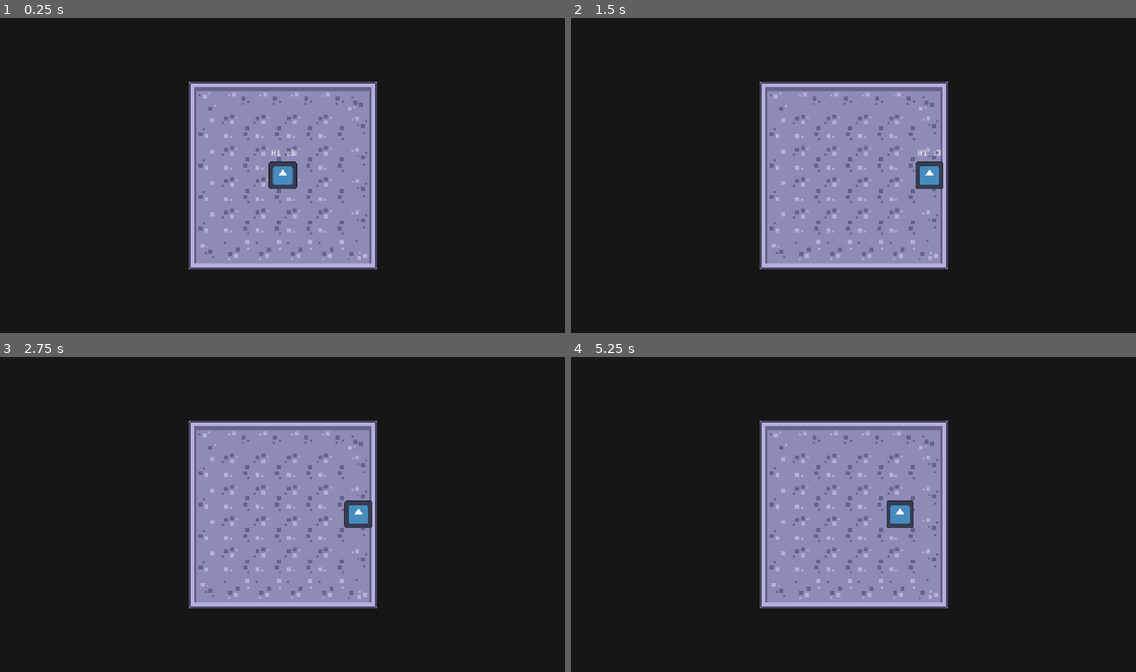
Above: before the commit, frames 1-4 (two rows, left to right).
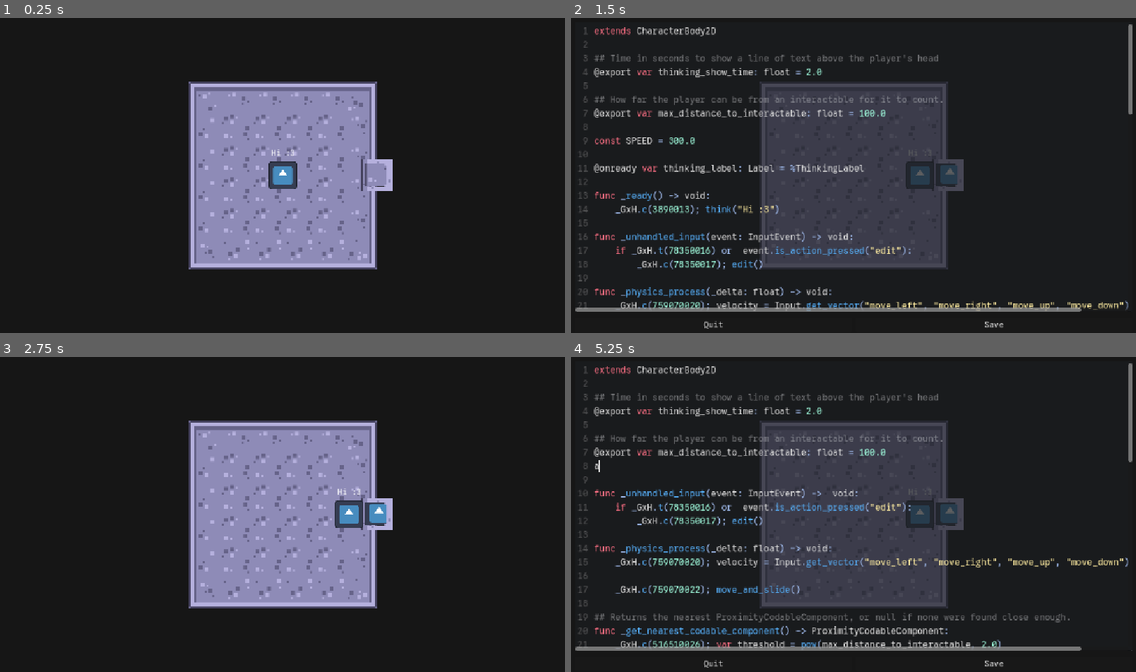
Above: after the commit, the same moments.

Repository: weedleeedle/self-coding-game-prototype
Game: Godot game, scene res://scene/rpg/starting_room/starting_room.tscn
Same seed, same stepped clock (60 frames per second), same inputs: the game is played once before the commit and once after it. This scene is started directly instead of the project's main scene. The engine's default icon, where the game draws it, is replaced by a stand-in: a white triangle on a blue panel in a dark square.
Inputs (mouse positions are in pixels of both pictures, inside the frame that each line leads up to):
- Up to frame 1 (0.25 s): no input
- Up to frame 2 (1.5 s): tap Enter at 0.5 s; move the mouse to (977, 159) at 0.52 s; press the mouse at (977, 159) at 0.53 s; hold D (move_right) from 0.53 s (still down); tap Space (jump) at 0.77 s; move the mouse to (740, 191) at 1.27 s; release the mouse at (740, 191) at 1.28 s; click (740, 191) at 1.35 s
- Up to frame 3 (2.75 s): tap Space (jump) at 1.52 s; release D (move_right) at 2 s; click (423, 662) at 2 s, where only the run after the commit has a clickable "Save"
- Up to frame 4 (5.25 s): tap Space (jump) at 2.75, 3.77, 4.52 s; move the mouse to (910, 445) at 2.77 s; press the mouse at (910, 445) at 2.78 s; hold A (move_left) 2.78-3.53 s; move the mouse to (825, 580) at 3.52 s; release the mouse at (825, 580) at 3.53 s; hold D (move_right) 3.53-5.03 s; click (825, 580) at 3.6 s; move the mouse to (1023, 564) at 4.27 s; press the mouse at (1023, 564) at 4.28 s; tap Enter at 5 s; move the mouse to (684, 467) at 5.02 s; release the mouse at (684, 467) at 5.03 s; hold A (move_left) from 5.03 s (still down); click (684, 467) at 5.1 s

The runs differ from the first frame. In frame 1, 0.5% of the frame differs, in the area x 63-70%, y 44-55%; in frame 2, 27%; in frame 3, 0.8%; in frame 4, 28%, in the area x 0-100%, y 2-99%.

Commit message:
Added a mirror! And editing player code through them.

Diff:
--- a/godot/components/click_codable_component/click_codable_component.gd
+++ b/godot/components/click_codable_component/click_codable_component.gd
@@ -1,4 +1,4 @@
-class_name CodableComponent extends Area2D
+class_name ClickCodableComponent extends Area2D
 
 ## Script to edit
 @export var edited_script: Script
--- a/godot/components/code_editor/code_editor.tscn
+++ b/godot/components/code_editor/code_editor.tscn
@@ -1,8 +1,11 @@
-[gd_scene load_steps=6 format=3 uid="uid://dlo8rvo4a1kwy"]
+[gd_scene load_steps=7 format=3 uid="uid://dlo8rvo4a1kwy"]
 
 [ext_resource type="Script" uid="uid://ukaj8dl7dd8p" path="res://components/code_editor/code_editor.gd" id="1_uoi7k"]
 [ext_resource type="FontFile" uid="uid://bv2mw5flv1r1q" path="res://resources/font/GoogleSansCode-VariableFont_wght.ttf" id="2_2c8lu"]
 [ext_resource type="Script" uid="uid://85gv2a62whc8" path="res://src/parser/custom_gdscript_syntax_highlighter.gd" id="3_3l5bv"]
+
+[sub_resource type="StyleBoxFlat" id="StyleBoxFlat_vf2se"]
+bg_color = Color(1, 0, 0, 0)
 
 [sub_resource type="FontVariation" id="FontVariation_3l5bv"]
 base_font = ExtResource("2_2c8lu")
@@ -17,6 +20,7 @@
 anchor_bottom = 1.0
 grow_horizontal = 2
 grow_vertical = 2
+theme_override_styles/panel = SubResource("StyleBoxFlat_vf2se")
 script = ExtResource("1_uoi7k")
 
 [node name="MarginContainer" type="MarginContainer" parent="."]
--- /dev/null
+++ b/godot/components/mirror/mirror.gd
@@ -0,0 +1,12 @@
+extends Node2D
+
+@onready var camera: Camera2D = %Camera2D
+@onready var viewport: SubViewport = %SubViewport
+
+func _ready():
+	viewport.world_2d = get_viewport().world_2d
+	camera.global_position = global_position
+	# I have no idea what i'm doing here lmao
+	camera.global_position.y -= (viewport.size.y as float)
+	#camera.global_position.x += (viewport.size.x as float) / 2
+	camera.zoom.x = -camera.zoom.x
--- /dev/null
+++ b/godot/components/mirror/mirror.tscn
@@ -0,0 +1,45 @@
+[gd_scene load_steps=6 format=3 uid="uid://c4es7caam7dta"]
+
+[ext_resource type="Script" uid="uid://c1eo4cutr1pgp" path="res://components/mirror/mirror.gd" id="1_hfp7i"]
+[ext_resource type="Texture2D" uid="uid://ecc7vvmhggk8" path="res://components/mirror/mirror_frame.png" id="2_63uco"]
+[ext_resource type="PackedScene" uid="uid://bog4jxdidfq6g" path="res://components/proximity_codable_component/proximity_codable_component.tscn" id="3_hd0sb"]
+[ext_resource type="Script" uid="uid://4ocwu7oiifim" path="res://components/rpg_character/rpg_character.gd" id="4_fpcou"]
+
+[sub_resource type="RectangleShape2D" id="RectangleShape2D_hfp7i"]
+size = Vector2(64, 64)
+
+[node name="Mirror" type="CharacterBody2D"]
+script = ExtResource("1_hfp7i")
+
+[node name="SubViewportContainer" type="SubViewportContainer" parent="."]
+offset_left = -28.0
+offset_top = -28.0
+offset_right = 28.0
+offset_bottom = 28.0
+pivot_offset = Vector2(28, 28)
+size_flags_horizontal = 4
+
+[node name="SubViewport" type="SubViewport" parent="SubViewportContainer"]
+unique_name_in_owner = true
+disable_3d = true
+handle_input_locally = false
+gui_disable_input = true
+size = Vector2i(50, 50)
+render_target_update_mode = 4
+
+[node name="Camera2D" type="Camera2D" parent="SubViewportContainer/SubViewport"]
+unique_name_in_owner = true
+rotation = 3.14159
+ignore_rotation = false
+editor_draw_limits = true
+editor_draw_drag_margin = true
+
+[node name="Sprite2D" type="Sprite2D" parent="."]
+rotation = 1.5708
+texture = ExtResource("2_63uco")
+
+[node name="CollisionShape2D" type="CollisionShape2D" parent="."]
+shape = SubResource("RectangleShape2D_hfp7i")
+
+[node name="ProximityCodableComponent" parent="." instance=ExtResource("3_hd0sb")]
+edited_script = ExtResource("4_fpcou")
--- /dev/null
+++ b/godot/components/proximity_codable_component/proximity_codable_component.gd
@@ -0,0 +1,7 @@
+class_name ProximityCodableComponent extends Node2D
+
+## Script to edit
+@export var edited_script: Script
+
+func edit() -> void:
+    EditorManager.edit_script(edited_script)
--- /dev/null
+++ b/godot/components/proximity_codable_component/proximity_codable_component.tscn
@@ -0,0 +1,6 @@
+[gd_scene load_steps=2 format=3 uid="uid://bog4jxdidfq6g"]
+
+[ext_resource type="Script" uid="uid://ciqk2put6yq33" path="res://components/proximity_codable_component/proximity_codable_component.gd" id="1_uwf3a"]
+
+[node name="ProximityCodableComponent" type="Node2D" groups=["editable"]]
+script = ExtResource("1_uwf3a")
--- a/godot/components/rpg_character/rpg_character.gd
+++ b/godot/components/rpg_character/rpg_character.gd
@@ -2,25 +2,64 @@
 
 ## Time in seconds to show a line of text above the player's head
 @export var thinking_show_time: float = 2.0
+
+## How far the player can be from an interactable for it to count.
+@export var max_distance_to_interactable: float = 100.0
 
 const SPEED = 300.0
 
 @onready var thinking_label: Label = %ThinkingLabel
 
 func _ready() -> void:
-    think("Hi :3")
+	think("Hi :3")
+
+func _unhandled_input(event: InputEvent) -> void:
+	if event.is_action_pressed("edit"):
+		edit()
 
 func _physics_process(_delta: float) -> void:
-    velocity = Input.get_vector("move_left", "move_right", "move_up", "move_down") * SPEED
+	velocity = Input.get_vector("move_left", "move_right", "move_up", "move_down") * SPEED
 
-    move_and_slide()
+	move_and_slide()
+
+## Returns the nearest ProximityCodableComponent, or null if none were found close enough.
+func _get_nearest_codable_component() -> ProximityCodableComponent:
+	var threshold = pow(max_distance_to_interactable, 2.0)
+	print(threshold)
+	for node in get_tree().get_nodes_in_group("editable"):
+		print(node.global_position.distance_squared_to(global_position))
+
+	var close_nodes = get_tree().get_nodes_in_group("editable") \
+			.filter(func (node): return node.global_position.distance_squared_to(global_position) <= threshold)
+
+	print(close_nodes)
+
+	if close_nodes.is_empty():
+		return null
+
+	var closest_node: Node2D = close_nodes[0]
+	var closest_node_distance: float = closest_node.global_position.distance_squared_to(global_position)
+	for node in close_nodes:
+		var new_distance: float = node.global_position.distance_squared_to(global_position)
+		if new_distance < closest_node_distance:
+			closest_node = node
+			closest_node_distance = new_distance
+
+	return closest_node
+
+func edit() -> void:
+	var codable: ProximityCodableComponent = _get_nearest_codable_component()
+	if codable == null:
+		return
+
+	codable.edit()
 
 func think(text: String) -> void:
-    var vert_margin := 32
-    thinking_label.text = text
-    # Center label above player
-    thinking_label.position.x = -thinking_label.size.x / 2
-    thinking_label.position.y = -thinking_label.size.y - vert_margin
-    thinking_label.show()
-    await create_tween().tween_interval(thinking_show_time).finished
-    thinking_label.hide()
+	var vert_margin := 32
+	thinking_label.text = text
+	# Center label above player
+	thinking_label.position.x = -thinking_label.size.x / 2
+	thinking_label.position.y = -thinking_label.size.y - vert_margin
+	thinking_label.show()
+	await create_tween().tween_interval(thinking_show_time).finished
+	thinking_label.hide()
--- a/godot/project.godot
+++ b/godot/project.godot
@@ -23,6 +23,10 @@
 
 window/stretch/mode="canvas_items"
 
+[global_group]
+
+editable="Objects thathave a ProximityCodableComponent"
+
 [gui]
 
 theme/custom="uid://blfpctru1ibre"
@@ -32,6 +36,7 @@
 edit={
 "deadzone": 0.2,
 "events": [Object(InputEventMouseButton,"resource_local_to_scene":false,"resource_name":"","device":-1,"window_id":0,"a …(258 unchanged characters)…
+, Object(InputEventKey,"resource_local_to_scene":false,"resource_name":"","device":-1,"window_id":0,"alt_pressed":false,"shift_pressed":false,"ctrl_pressed":false,"meta_pressed":false,"pressed":false,"keycode":0,"physical_keycode":69,"key_label":0,"unicode":101,"location":0,"echo":false,"script":null)
 ]
 }
 move_left={
--- a/godot/resources/theme/global.tres
+++ b/godot/resources/theme/global.tres
@@ -3,7 +3,7 @@
 [ext_resource type="FontFile" uid="uid://bv2mw5flv1r1q" path="res://resources/font/GoogleSansCode-VariableFont_wght.ttf" id="1_uxvbd"]
 
 [sub_resource type="StyleBoxFlat" id="StyleBoxFlat_uxvbd"]
-bg_color = Color(0.119086, 0.205223, 0.316045, 1)
+bg_color = Color(0.117647, 0.203922, 0.317647, 0.247059)
 
 [resource]
 Button/fonts/font = ExtResource("1_uxvbd")
@@ -11,7 +11,7 @@
 Label/font_sizes/font_size = 18
 Label/fonts/font = ExtResource("1_uxvbd")
 PanelContainer/styles/panel = SubResource("StyleBoxFlat_uxvbd")
-TextEdit/colors/background_color = Color(0.113725, 0.133333, 0.160784, 1)
+TextEdit/colors/background_color = Color(0.113725, 0.133333, 0.160784, 0.290196)
 TextEdit/colors/comment_color = Color(0.803922, 0.811765, 0.823529, 0.501961)
 TextEdit/colors/function_color = Color(0.341176, 0.701961, 1, 1)
 TextEdit/colors/keyword_color = Color(1, 0.439216, 0.521569, 1)
--- a/godot/resources/tileset/rpg.tres
+++ b/godot/resources/tileset/rpg.tres
@@ -109,52 +109,6 @@
 7:5/0 = 0
 7:6/0 = 0
 7:7/0 = 0
-32:0/0 = 0
-32:0/0/terrain_set = 0
-32:0/0/terrain = 0
-32:0/0/physics_layer_0/polygon_0/points = PackedVector2Array(-32, -32, -32, -19.2, 32, -19.2, 32, -32)
-32:0/0/terrains_peering_bit/right_side = 0
-32:0/0/terrains_peering_bit/bottom_right_corner = 0
-32:0/0/terrains_peering_bit/bottom_side = 0
-32:0/0/terrains_peering_bit/bottom_left_corner = 0
-32:0/0/terrains_peering_bit/left_side = 0
-32:1/0 = 0
-32:1/0/terrain_set = 0
-32:1/0/terrain = 0
-32:1/0/terrains_peering_bit/right_side = 0
-32:1/0/terrains_peering_bit/bottom_right_corner = 0
-32:1/0/terrains_peering_bit/bottom_side = 0
-32:1/0/terrains_peering_bit/bottom_left_corner = 0
-32:1/0/terrains_peering_bit/left_side = 0
-32:1/0/terrains_peering_bit/top_left_corner = 0
-32:1/0/terrains_peering_bit/top_side = 0
-32:1/0/terrains_peering_bit/top_right_corner = 0
-32:2/0 = 0
-32:2/0/terrain_set = 0
-32:2/0/terrain = 0
-32:2/0/physics_layer_0/polygon_0/points = PackedVector2Array(-32, 19.2, -32, 32, 32, 32, 32, 19.2)
-32:2/0/terrains_peering_bit/right_side = 0
-32:2/0/terrains_peering_bit/left_side = 0
-32:2/0/terrains_peering_bit/top_left_corner = 0
-32:2/0/terrains_peering_bit/top_side = 0
-32:2/0/terrains_peering_bit/top_right_corner = 0
-32:3/0 = 0
-32:3/0/terrain_set = 0
-32:3/0/terrain = 0
-32:3/0/physics_layer_0/polygon_0/points = PackedVector2Array(-32, -32, -32, 32, -19.2, 32, -19.2, -19.2, 32, -19.2, 32, -32)
-32:3/0/physics_layer_0/polygon_1/points = PackedVector2Array(19.2, 32, 19.2, 19.2, 32, 19.2, 32, 32)
-32:3/0/terrains_peering_bit/right_side = 0
-32:3/0/terrains_peering_bit/bottom_side = 0
-32:4/0 = 0
-32:4/0/terrain_set = 0
-32:4/0/terrain = 0
-32:4/0/physics_layer_0/polygon_0/points = PackedVector2Array(-32, -32, -32, 32, 32, 32, 32, 19.2, -19.2, 19.2, -19.2, -32)
-32:4/0/physics_layer_0/polygon_1/points = PackedVector2Array(19.2, -32, 19.2, -19.2, 32, -19.2, 32, -32)
-32:4/0/terrains_peering_bit/right_side = 0
-32:4/0/terrains_peering_bit/top_side = 0
-32:5/0 = 0
-32:6/0 = 0
-32:7/0 = 0
 9:0/0 = 0
 9:0/0/terrain_set = 0
 9:0/0/terrain = 0
--- a/godot/scene/rpg/starting_room/starting_room.tscn
+++ b/godot/scene/rpg/starting_room/starting_room.tscn
@@ -1,6 +1,7 @@
-[gd_scene load_steps=3 format=4 uid="uid://pwdtwendewpt"]
+[gd_scene load_steps=4 format=4 uid="uid://pwdtwendewpt"]
 
 [ext_resource type="TileSet" uid="uid://cxctyyvggb2rn" path="res://resources/tileset/rpg.tres" id="1_hukeu"]
+[ext_resource type="PackedScene" uid="uid://c4es7caam7dta" path="res://components/mirror/mirror.tscn" id="2_7e5ko"]
 [ext_resource type="PackedScene" uid="uid://dorj7lqqborwe" path="res://components/rpg_character/rpg_character.tscn" id="2_dewl2"]
 
 [node name="StartingRoom" type="Node2D"]
@@ -10,5 +11,8 @@
 tile_map_data = PackedByteArray("AAADAAMAAAAIAAEAAAADAAIAAAAIAAEAAAADAAEAAAAIAAEAAAADAAAAAAAIAAAAAAACAAMAAAAIAAEAAAACAA …(496 unchanged characters)…
 tile_set = ExtResource("1_hukeu")
 
+[node name="Mirror" parent="." instance=ExtResource("2_7e5ko")]
+position = Vector2(768, 320)
+
 [node name="RpgCharacter" parent="." instance=ExtResource("2_dewl2")]
 position = Vector2(576, 320)
Not shown, added: godot/components/mirror/mirror.gd.uid
Binary file added: godot/components/mirror/mirror_frame.png
Not shown, added: godot/components/mirror/mirror_frame.png.import
Not shown, added: godot/components/proximity_codable_component/proximity_codable_component.gd.uid
